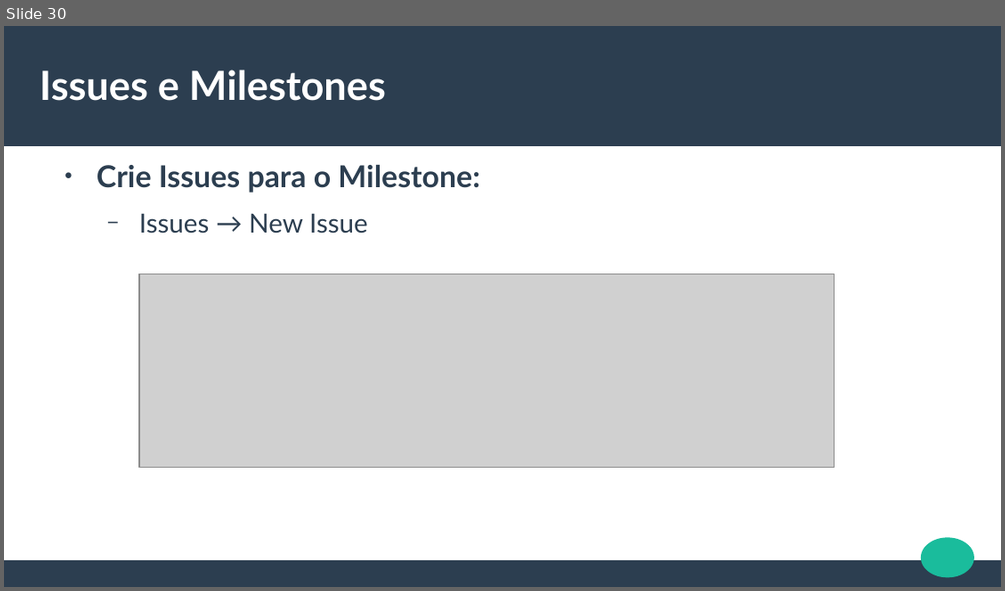
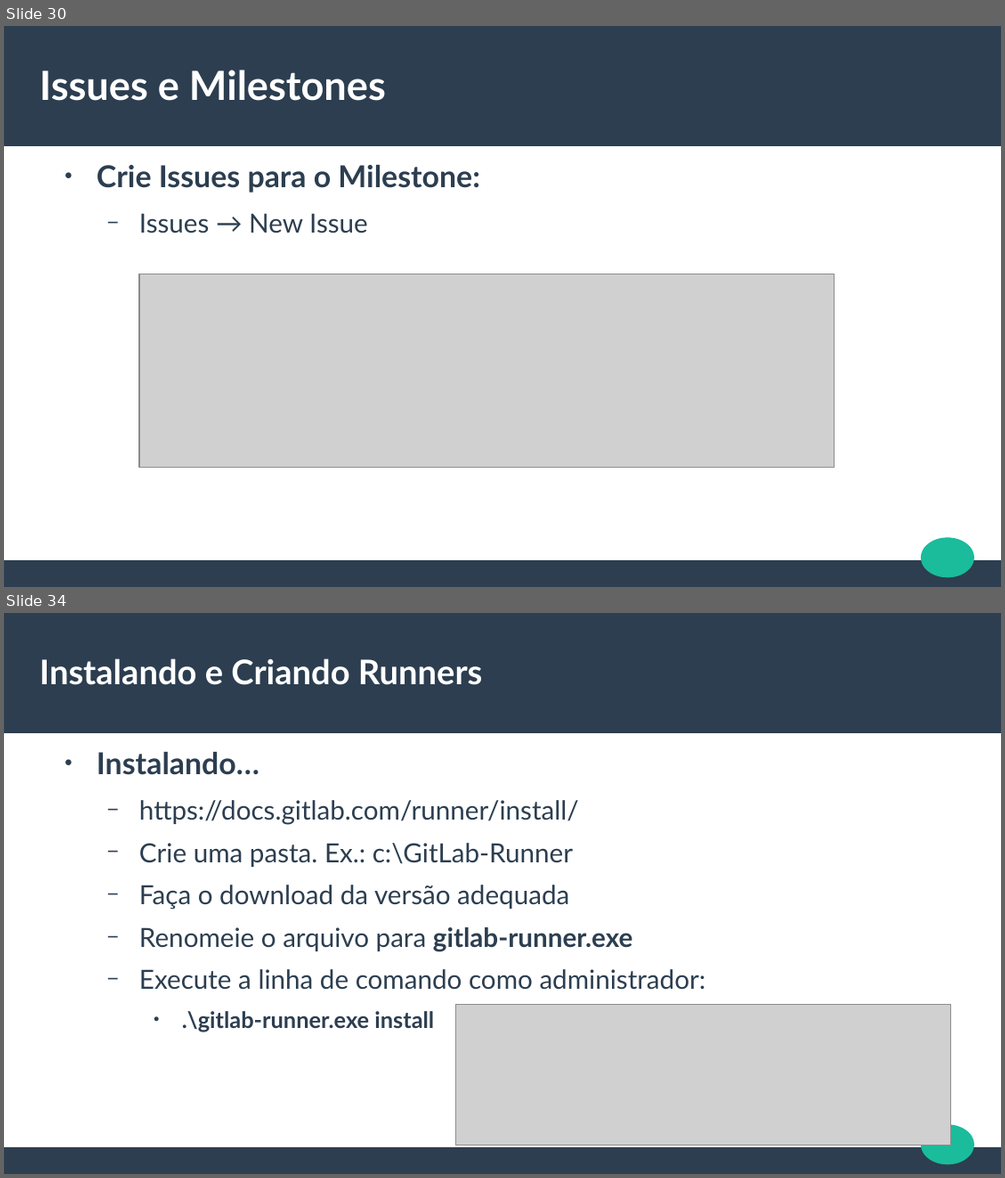
Before and after one commit to jeffersoncarvalho/aps-2020_2, a slide deck: SLIDES/ODP/3NA-EXTRA-GitLab.odp. Shown one above the other, each under a label of ours: slide 30 before the commit, slides 30 and 34 after it; the slides between them are not shown. The pictures are 1005x591 and 1005x1178 pixels, drawn with LibreOffice and Linux fonts; fonts in the diff are those of the drawing; grey boxes stand for pictures. Boxes give left, top, right and bottom in pixels: in the first picture for what was removed or moved away, otherwise in the second. Text is boxed around its words. In the diff, an @@ line names an element or a change of style, - is before the commit and + after.

Commit message:
curso de gitlab

```diff
--- a/SLIDES/ODP/3NA-EXTRA-GitLab.odp
+++ b/SLIDES/ODP/3NA-EXTRA-GitLab.odp
@@ slide 34 added at <box>4,613,1001,1174</box>, background #FFFFFF; not listed: 3 template elements that a slide beside it also shows @@
@@ title added at <box>40,658,482,685</box>, 27 pt, text #FFFFFF, bold @@
+Instalando e Criando Runners
@@ text added at <box>97,752,706,1031</box>, 21 pt, text #2C3E50 @@
+● Instalando…
+  − https://docs.gitlab.com/runner/install/
+  − Crie uma pasta. Ex.: c:\GitLab-Runner
+  − Faça o download da versão adequada
+  − Renomeie o arquivo para gitlab-runner.exe
+  − Execute a linha de comando como administrador:
+    ● .\gitlab-runner.exe install
@@ picture added at <box>455,1005,951,1145</box> @@
```
Also in this commit, not shown: 6 slides changed, 14 other slides added, 1 slide removed, 1 other file.
